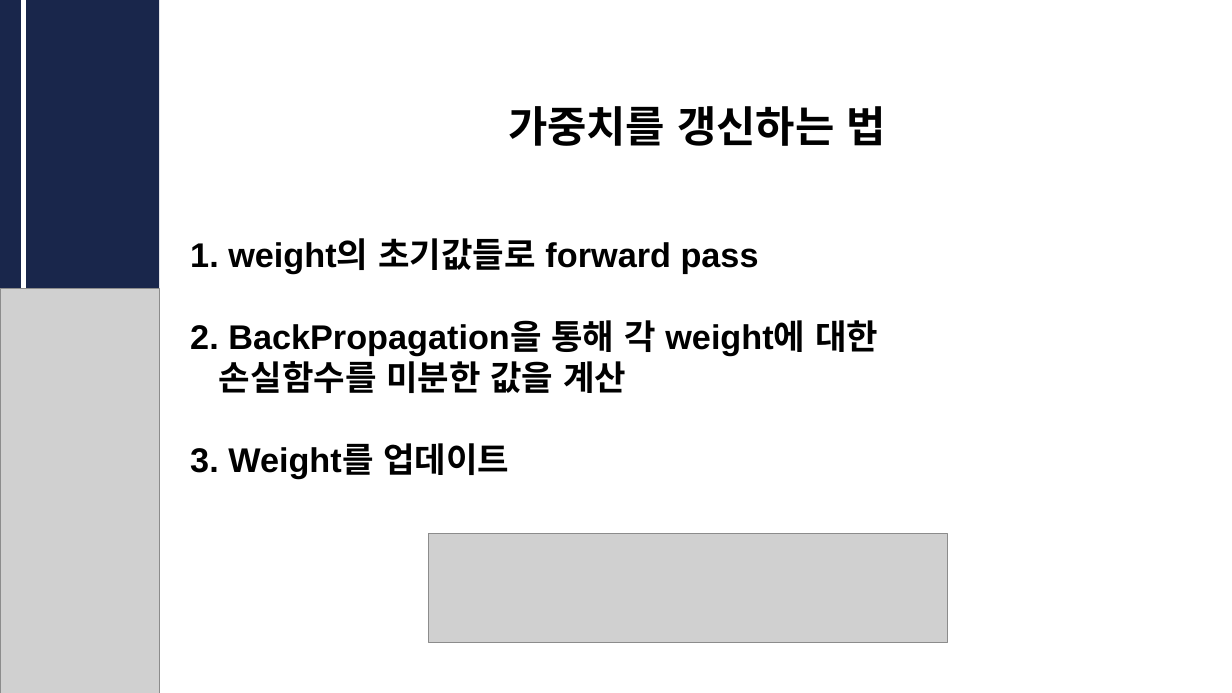
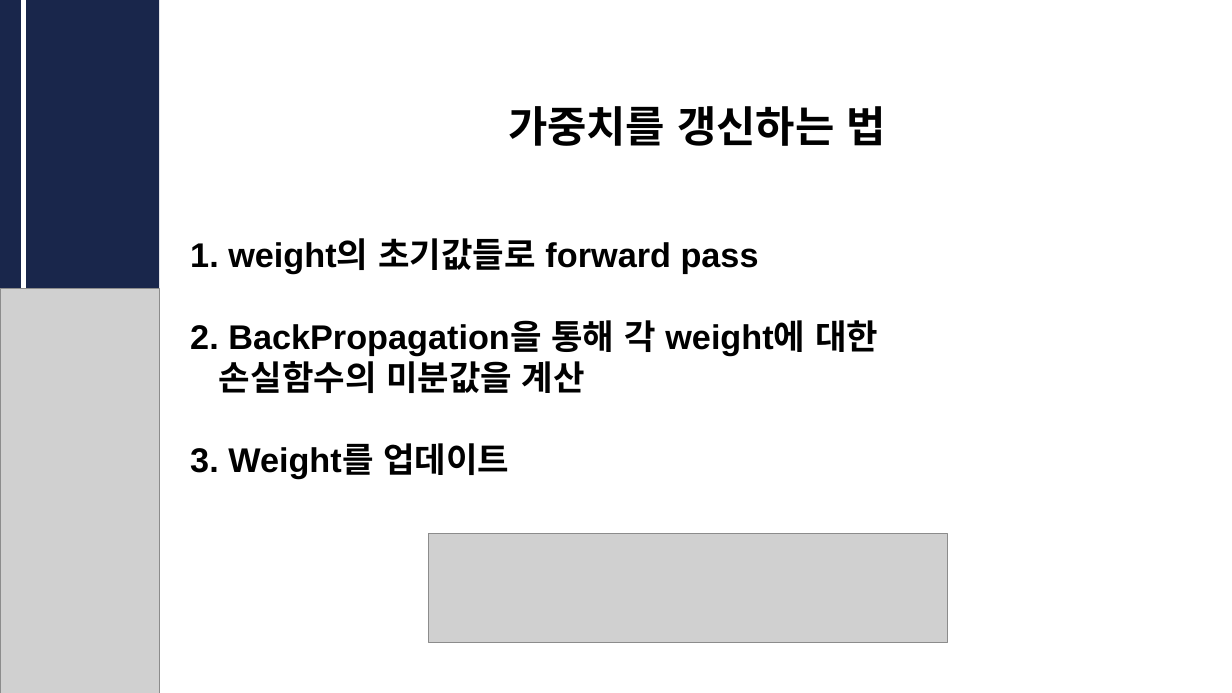
Before and after one commit to CUAI-CAU/2023-1_Study_DLfromScratch1, a slide deck: slide 16 of 발표자료/CUAI_딥러닝__0523.pptx (slide 14 before the commit). Drawn at 1232x693 pixels with LibreOffice and Linux fonts; fonts in the diff are those of the drawing; grey boxes stand for pictures. Boxes give left, top, right and bottom in pixels: in the first picture for what was removed or moved away, otherwise in the second. Text is boxed around its words. In the diff, an @@ line names an element or a change of style, - is before the commit and + after.

```diff
--- a/발표자료/CUAI_딥러닝__0523.pptx
+++ b/발표자료/CUAI_딥러닝__0523.pptx
@@ text at <box>219,356,585,393</box>: text changed @@
-손실함수를 미분한 값을 계산
+손실함수의 미분값을 계산
```
Also in this commit, not shown: 6 other slides changed, 2 slides added.
